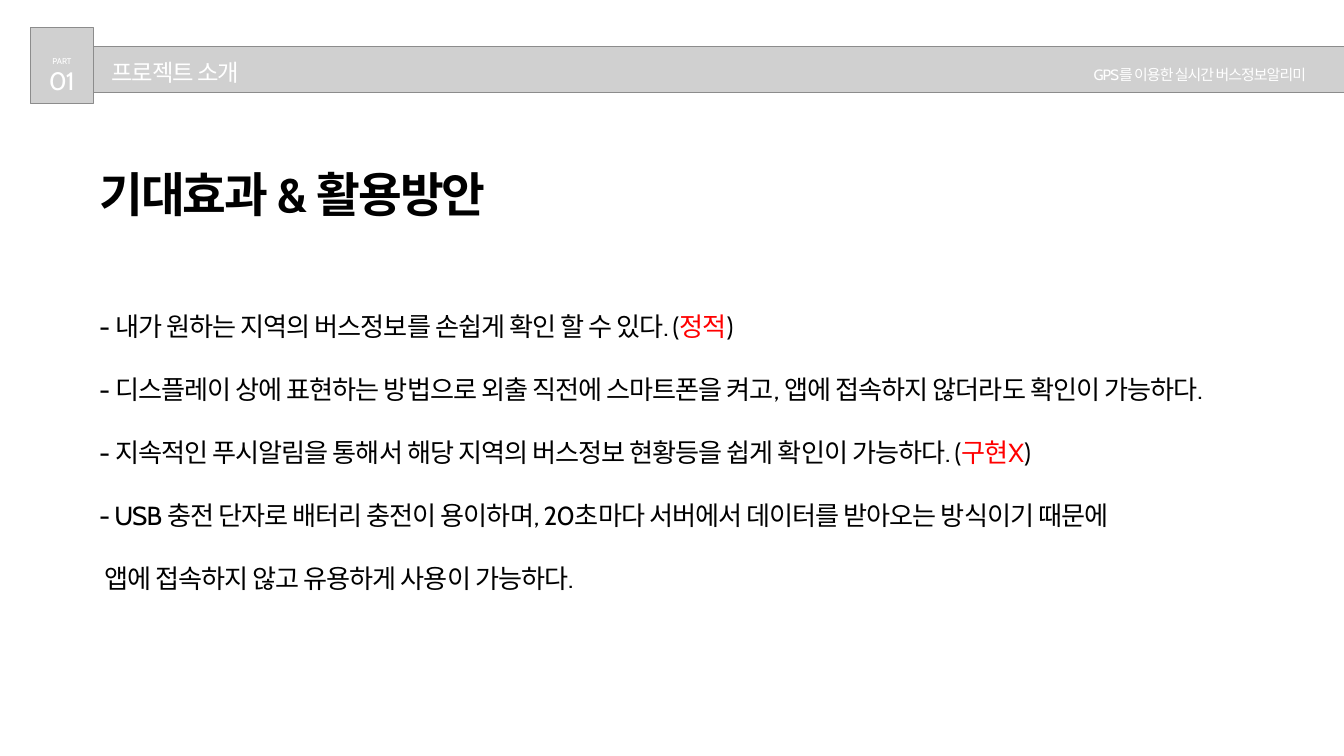
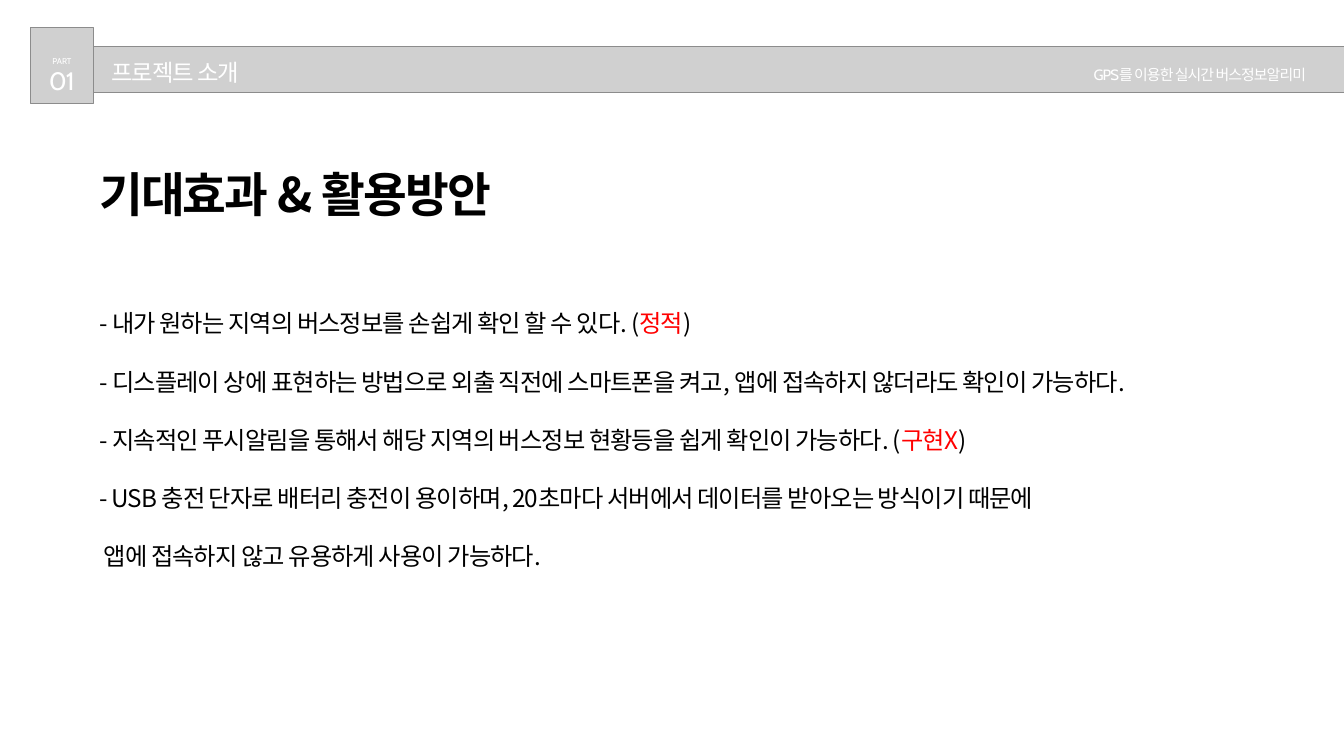
Before and after one commit to Hwan0808/Capstone_Project, a slide deck: slide 4 of 종합프로젝트설계_발표자료.pptx. Drawn at 1344x756 pixels with LibreOffice and Linux fonts; fonts in the diff are those of the drawing; grey boxes stand for pictures. Boxes give left, top, right and bottom in pixels: in the first picture for what was removed or moved away, otherwise in the second. Text is boxed around its words. In the diff, an @@ line names an element or a change of style, - is before the commit and + after.

```diff
--- a/종합프로젝트설계_발표자료.pptx
+++ b/종합프로젝트설계_발표자료.pptx
@@ text "기대효과 & 활용방안" at (99,171,1125,567): font Cabin to Noto Sans CJK KR, size 28 to 26 pt @@
```
Also in this commit, not shown: 10 other slides changed, 1 slide added, 1 slide removed.
